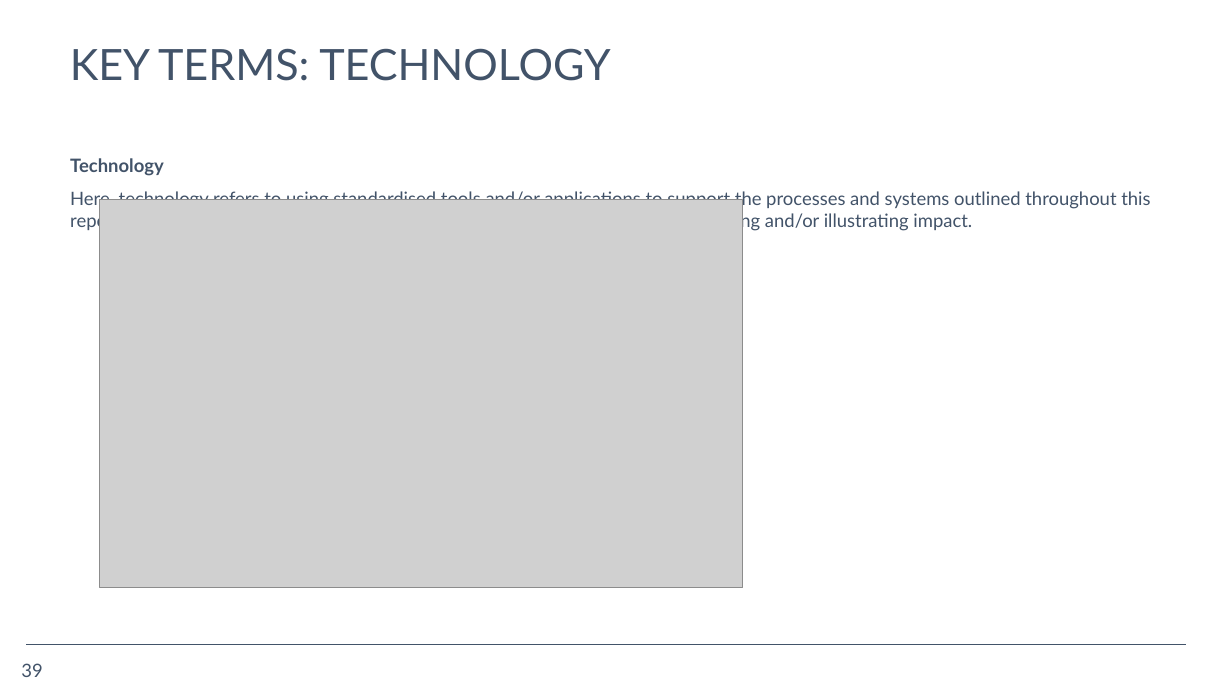
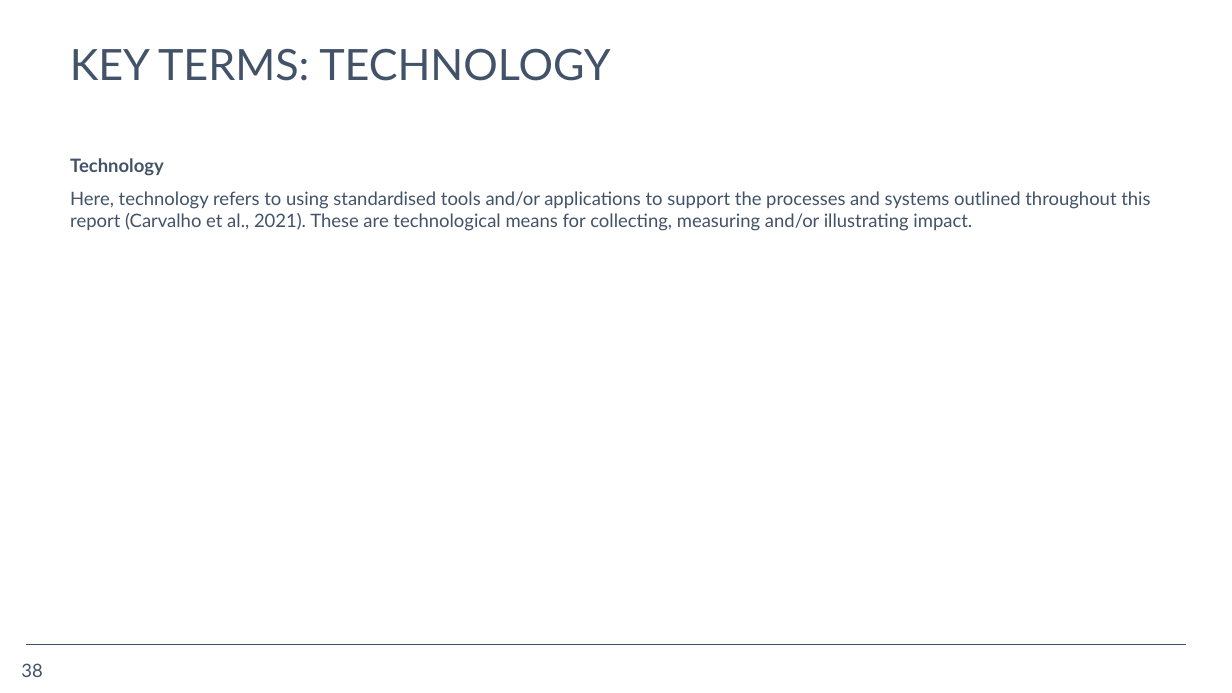
Before and after one commit to opus-meum/power-automate, a slide deck: slide 38 of Capability Assessment Report.pptx (slide 39 before the commit). Drawn at 1232x693 pixels with LibreOffice and Linux fonts; fonts in the diff are those of the drawing; grey boxes stand for pictures; background and template pictures are left out. Boxes give left, top, right and bottom in pixels: in the first picture for what was removed or moved away, otherwise in the second. Text is boxed around its words. In the diff, an @@ line names an element or a change of style, - is before the commit and + after.

```diff
--- a/Capability Assessment Report.pptx
+++ b/Capability Assessment Report.pptx
@@ picture removed at [100,200,743,588] @@
@@ page number at [21,663,42,677]: text changed @@
-39
+38
```
Also in this commit, not shown: 13 other slides changed, 1 slide removed, 1 other file.
